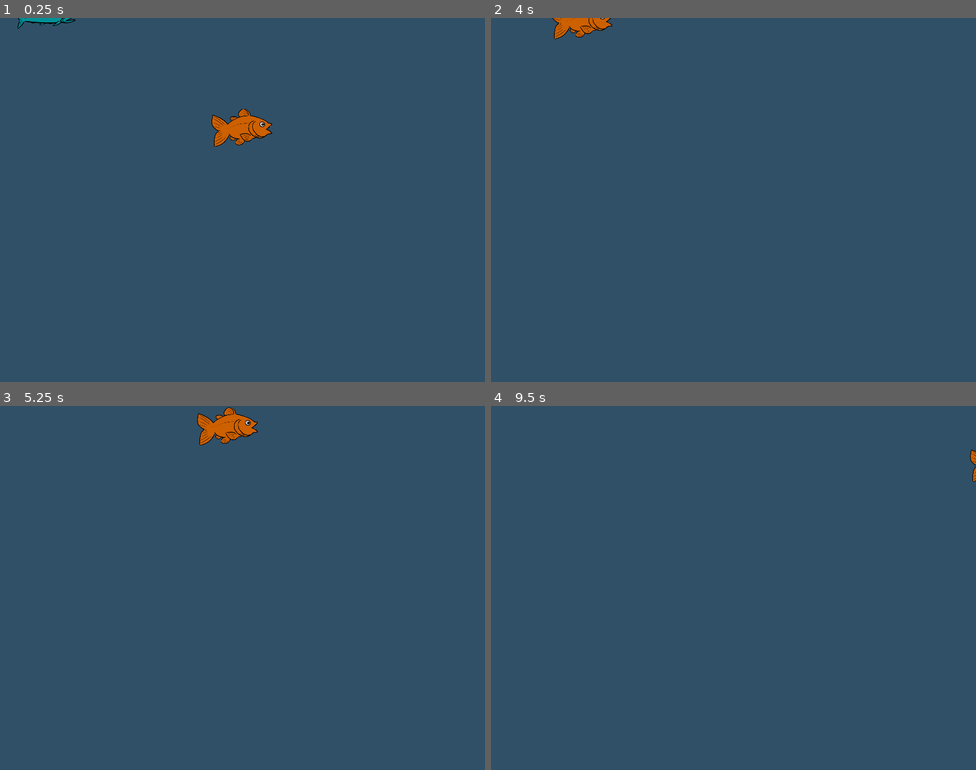
Above: before the commit, frames 1-4 (two rows, left to right).
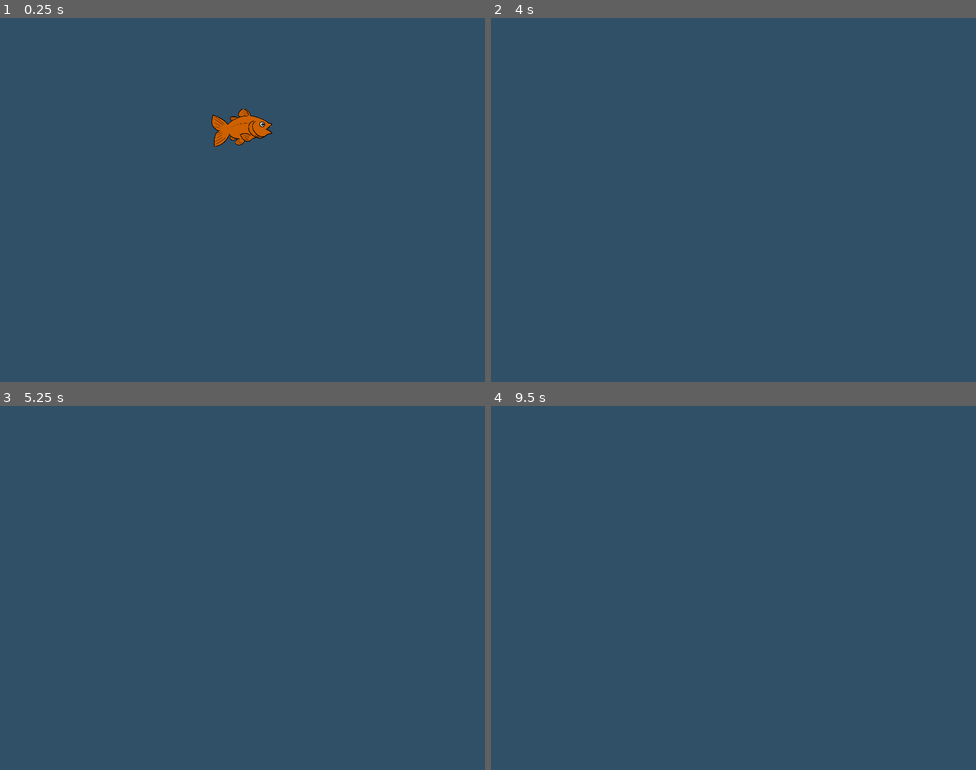
Above: after the commit, the same moments.

Repository: CatNine9/FishGame
Game: Godot game, scene res://Levels/Main.tscn
Two runs of this game, one before a commit and one after it. Both use one fixed random seed, a clock stepped at 60 frames per second and the inputs below.
Inputs:
- Up to frame 1 (0.25 s): no input
- Up to frame 2 (4 s): hold Up (ui_up) 0.53-2.03 s; tap Enter at 2, 3.5 s; hold Left (ui_left) 2.03-3.53 s; tap Space at 2.75 s; hold Down (ui_down) from 3.53 s (still down)
- Up to frame 3 (5.25 s): release Down (ui_down) at 4.28 s; hold Right (ui_right) 4.28-5.03 s; hold Up (ui_up) from 5.03 s (still down)
- Up to frame 4 (9.5 s): tap Space at 5.75, 7.25 s; release Up (ui_up) at 5.78 s; hold Right (ui_right) 5.78-8.03 s; tap Enter at 6.5 s; hold Down (ui_down) 8.03-8.78 s; hold Left (ui_left) from 8.78 s (still down)

The runs differ from the first frame. In frame 1, 0.2% of the frame differs, in the area x 3-16%, y 0-3%; in frame 2, 0.5%; in frame 3, 0.8%, in the area x 40-54%, y 0-11%; in frame 4, less than 0.1%.

Commit message:
Enemy now spawns at a random height. within window constraints.

Diff:
--- a/FishGame/Levels/Main.gd
+++ b/FishGame/Levels/Main.gd
@@ -12,7 +12,7 @@
 	pass
 
 func spawn_enemy():
-	var random_side_value = randi()  % 2
+	var random_side_value = randi() % 2
 	if random_side_value == 0:
 		print("Enemy spawning Left")
 	elif random_side_value == 1:
@@ -20,7 +20,10 @@
 	else:
 		print("Invalid side value, side value is: ", random_side_value)
 
+	var random_height_value = randi_range(0, 800)
+
 	var enemy_preload = preload("res://Fish/Enemy.tscn")
 	var enemy_spawn = enemy_preload.instantiate()
 	enemy_spawn.spawn_side = random_side_value
+	enemy_spawn.position.y = random_height_value
 	add_child(enemy_spawn)
